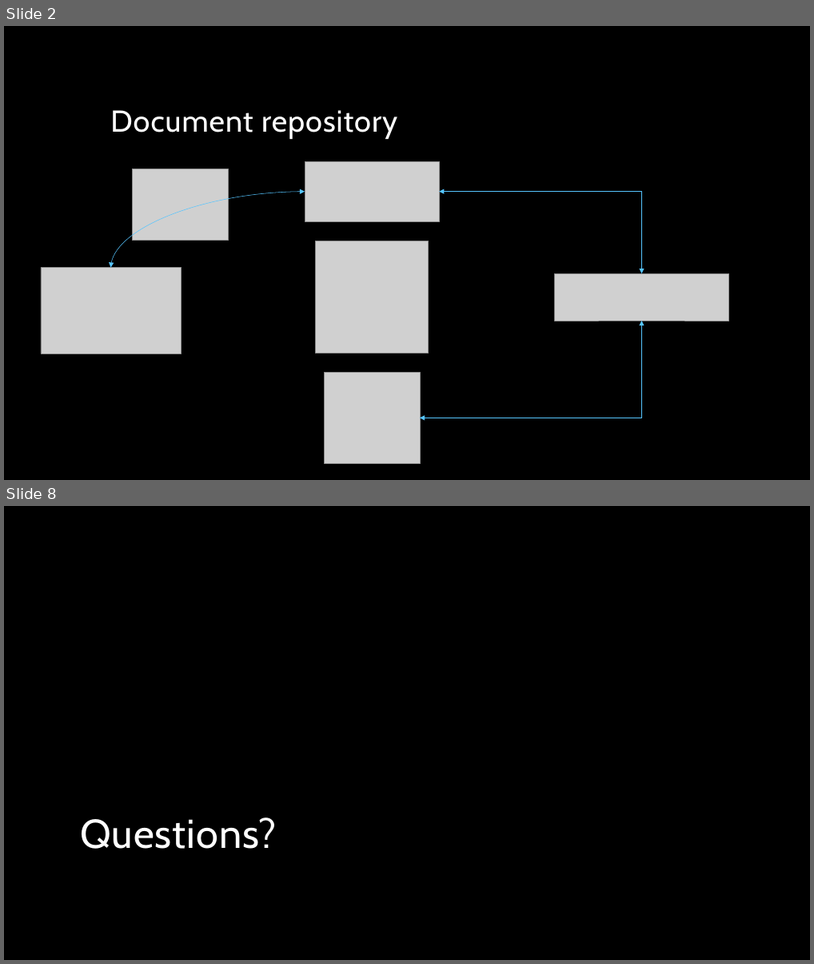
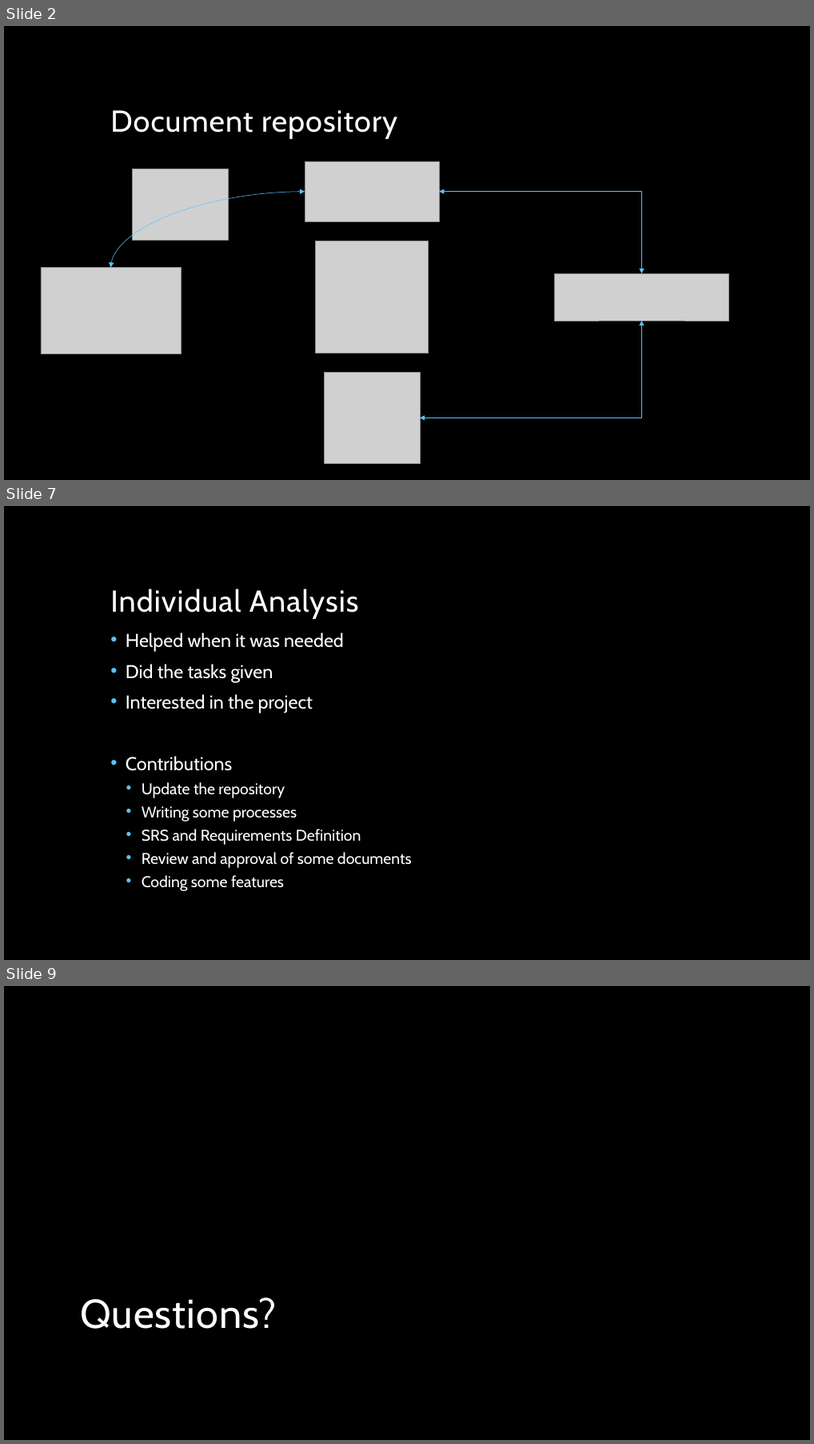
Before and after one commit to jmgirao/projetosoftware1213, a slide deck: Final Presentation/Mário/librarian.pptx. Shown one above the other, each under a label of ours: slides 2 and 8 before the commit, slides 2, 7 and 9 after it; the slides between them are not shown. The pictures are 814x964 and 814x1444 pixels, drawn with LibreOffice and Linux fonts; fonts in the diff are those of the drawing; grey boxes stand for pictures; background and template pictures are left out. Boxes give left, top, right and bottom in pixels: in the first picture for what was removed or moved away, otherwise in the second. Text is boxed around its words. In the diff, an @@ line names an element or a change of style, - is before the commit and + after.

```diff
--- a/Final Presentation/Mário/librarian.pptx
+++ b/Final Presentation/Mário/librarian.pptx
@@ slide 7 added at (x1=4, y1=506, x2=810, y2=960), background picture (left out) @@
@@ title added at (x1=110, y1=588, x2=359, y2=619), 36 pt, text #FFFFFF @@
+Individual Analysis
@@ text added at (x1=126, y1=632, x2=412, y2=891), 18.5 pt, text #FFFFFF @@
+• Helped when it was needed
+• Did the tasks given
+• Interested in the project
+• Contributions
+  • Update the repository
+  • Writing some processes
+  • SRS and Requirements Definition
+  • Review and approval of some documents
+  • Coding some features
@@ what was slide 8 is now slide 9 @@
```
Also in this commit, not shown: 5 slides changed.
